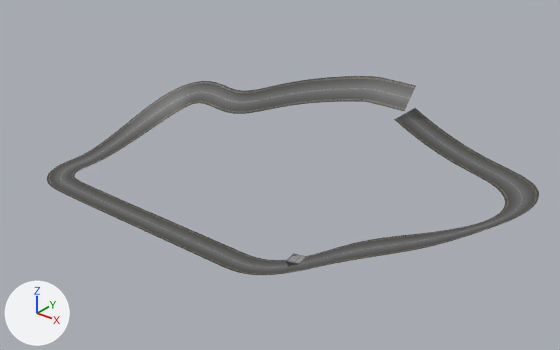
One commit to the FBX model CourseModels/KLCModel.fbx: the scene before it, then after it.
Rendered twice from a camera (50 mm lens) standing at (49.4, -37.5, 39.5) and looking at (12.5, 8.6, 10.9). Every picture has the same lights, and +X, +Y and +Z are marked at lower left. Where no turn or scale is listed for an object, it has been applied to the vertices.

In view in the first picture: 'KCL_Glider', 'KCL_Road', 'KCL_RoadTrickable'.
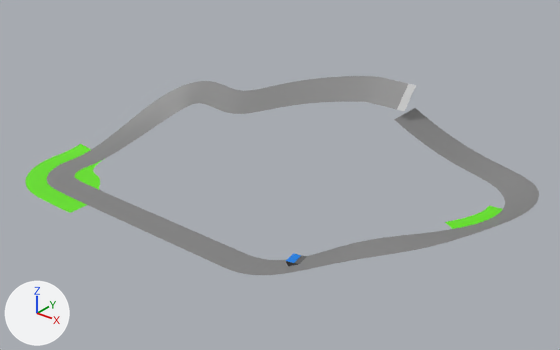
Commit message: ajout de parties off-road

What differs and where, as boxes (x1, y1, x2, y2) in the pictures (560 x 350 px):
'KCL_Road', recoloured
    both: (47, 76, 539, 275)
'KCL_Grass', added (green)
    after: (25, 144, 503, 229)
part 1 of me_cube_009, built on
    both: (286, 254, 301, 263)
part 2 of me_plane_008, built on
    both: (397, 84, 416, 111)

Diff of the bpy script that builds the scene:
```diff
--- a/CourseModels/KLCModel.fbx.py
+++ b/CourseModels/KLCModel.fbx.py
@@ mat_kcl_road_trickable @@
+mat_kcl_road_trickable = principled_material('KCL_Road_Trickable')
+mat_kcl_road_trickable.base_color = (0.517, 0.517, 0.517)  # grey #bebebe
@@ mat_kcl_gliderramp @@
+mat_kcl_gliderramp = principled_material('KCL_GliderRamp')
+mat_kcl_gliderramp.base_color = (0.0, 0.214, 0.8)  # blue #007fe7
@@ mat_kcl_road @@
+mat_kcl_road = principled_material('KCL_Road')
+mat_kcl_road.base_color = (0.229, 0.229, 0.229)  # grey #848484
@@ mat_kcl_grass @@
+mat_kcl_grass = principled_material('KCL_Grass')
+mat_kcl_grass.base_color = (0.132, 0.8, 0.00568)  # green #66e711
@@ me_plane_008 @@
 # used by ob_kcl_roadtrickable; location = (0.0, 0.0, 7.64)
-me_plane_008.from_pydata(...)  # 27 vertices, 16 faces; spans x 18.59..19.32, y 16.8..18.51, z 8.19..10.03
-me_plane_008.materials.append(mat_roadmaterial)  # picture img_ufc_road_alb_png
+me_plane_008.from_pydata(...)  # 27 vertices, 32 faces; spans x 18.59..19.32, y 16.8..18.51, z 8.19..10.03
+# me_plane_008 part 2
+# 16 faces are deleted
+# 32 new faces join them
+me_plane_008.materials.append(mat_kcl_road_trickable)  # grey #bebebe
@@ me_cube_009 @@
 me_cube_009.from_pydata(...)  # 6 vertices, 2 faces; spans x -0.577..0.282, y -0.687..0.627, z -0.409..-0.362
 # used by ob_kcl_glider; location = (20.12, 0.88, 9.79)
 # verts and faces of me_cube_009; kept vertices keep their numbers, new ones are numbered from 6
 # before: 0 (-0.475, -0.086, -0.401) at pixel (289, 257), 1 (-0.577, 0.515, -0.409) at pixel (293, 253), 2 (0.282, -0.575, -0.362) at pixel (293, 262), 3 (-0.372, -0.687, -0.394) at pixel (285, 260), 4 (0.077, 0.627, -0.377) at pixel (301, 255)
 # before: 5 (0.18, 0.026, -0.37) at pixel (297, 259)
-me_cube_009.materials.append(mat_trickable)  # picture img_ufc_roadother2_alb_png
+# me_cube_009 part 1
+delete_faces([(0, 5, 4, 1), (0, 3, 2, 5)])
+faces += [(0, 5, 1), (0, 3, 2), (1, 5, 4), (0, 2, 5)]
+me_cube_009.materials.append(mat_kcl_gliderramp)  # blue #007fe7
@@ me_plane_006 @@
 me_plane_006.from_pydata(...)  # 2601 vertices, 4608 faces; spans x -9.9..32.9, y -1.3..19.4, z 0.0..10.0
-me_plane_006.materials.append(mat_roadmaterial)  # picture img_ufc_road_alb_png
+me_plane_006.materials.append(mat_kcl_road)  # grey #848484
@@ me_plane_009 @@
+me_plane_009.from_pydata(...)  # 389 vertices, 590 faces; spans x -11.8..30.7, y -3.2..12.2, z 0.0..4.6
+me_plane_009.materials.append(mat_kcl_grass)  # green #66e711
@@ ob_kcl_grass @@
+ob_kcl_grass = bpy.data.objects.new('KCL_Grass', me_plane_009)
+ob_kcl_grass.location = (0.0, 0.0, 7.64)
```
